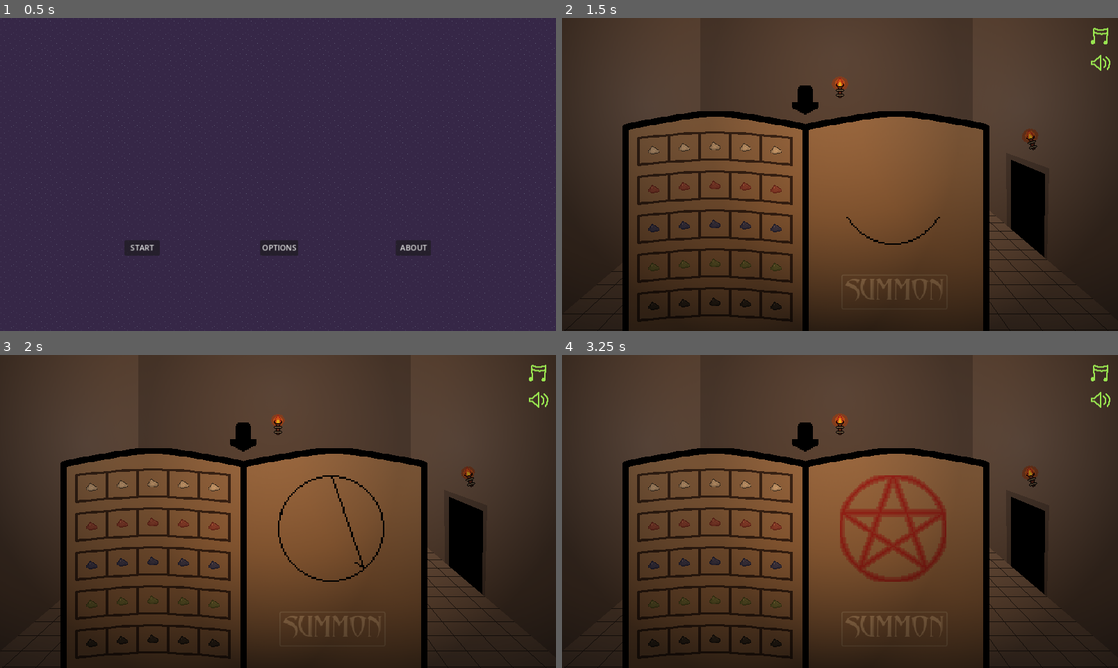
Above: before the commit, frames 1-4 (two rows, left to right).
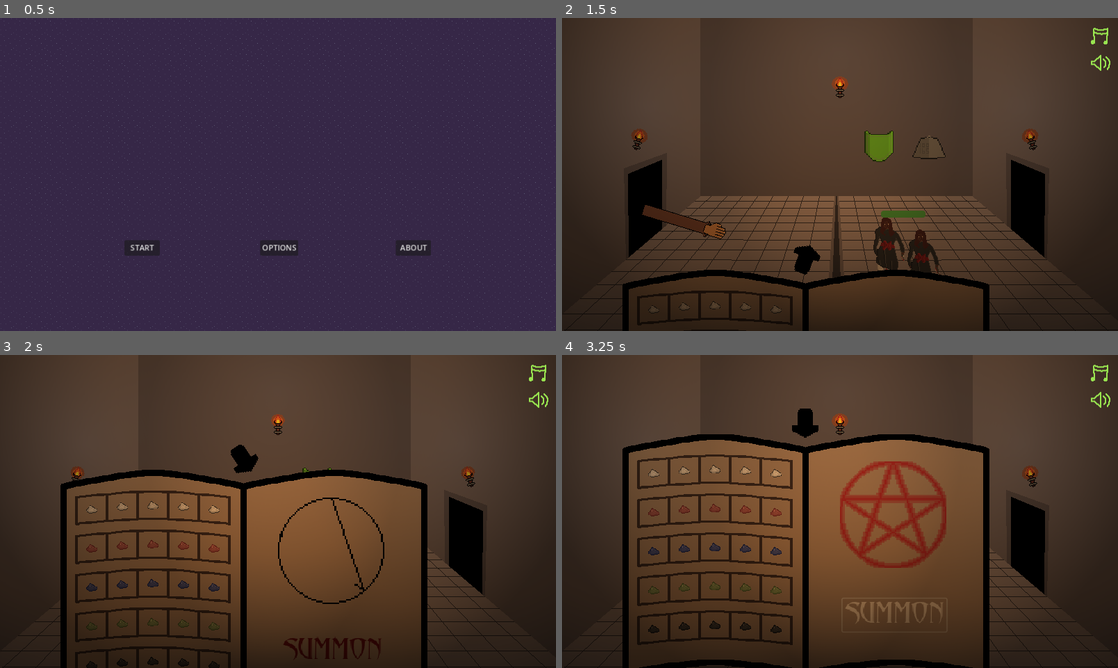
Above: after the commit, the same moments.

Repository: lewis785/ludum-dare-55
Game: Godot game, scene res://scenes/levels/main_menu.tscn
Same seed, same stepped clock (60 frames per second), same inputs: the game is played once before the commit and once after it.
Inputs (mouse positions are in pixels of both pictures, inside the frame that each line leads up to):
- Up to frame 1 (0.5 s): no input
- Up to frame 2 (1.5 s): click "START" at 0.5 s; click (912, 293) at 1.25 s, where only the run before the commit has a clickable "SUMMON"
- Up to frame 3 (2 s): no input
- Up to frame 4 (3.25 s): click "SUMMON" at 2 s; click "SUMMON" at 2.75 s

Frame 1 is identical in both runs. In frame 2, 26% of the frame differs, in the area x 10-77%, y 21-100%; in frame 3, 13%; in frame 4, 14%.

Commit message:
ADD Book lowered by default

Diff:
--- a/scenes/ui/storage.gd
+++ b/scenes/ui/storage.gd
@@ -3,7 +3,7 @@
 var ingredient = preload("res://scenes/items/ingredient.tscn")
 #@export var ingredient : PackedScene
 @export var summoning_circle : SummoningCircle
-@export var ingr_type : Ingredient.IngredientTypes
+@export var base_type : Ingredient.IngredientTypes
 
 # Coordinates to spawn
 var coords = [Vector2(-110.0,5.0), Vector2(-55.0,0.0), Vector2(0.0,-2.0), Vector2(55.0,0.0), Vector2(110.0,5.0)]
@@ -11,10 +11,14 @@
 func _ready():
 	spawn_ingredients()
 
-
 func spawn_ingredients():
 	for coord in coords:
-		var new_ingr : Ingredient = ingredient.instantiate() as Ingredient
-		add_child(new_ingr)
-		new_ingr.set_type(ingr_type)
-		new_ingr.position = coord
+		spawn_ingredient(base_type, null, coord)
+
+func spawn_ingredient(type, potency, coord):
+	var new_ingr : Ingredient = ingredient.instantiate() as Ingredient
+	add_child(new_ingr)
+	new_ingr.set_type(type)
+	new_ingr.position = coord
+	if potency:
+		new_ingr.potency = potency
--- a/scenes/ui/summon_book.gd
+++ b/scenes/ui/summon_book.gd
@@ -5,13 +5,13 @@
 @onready var base_x : float = summoning_circle.position.x
 @export var base_y : float = 160
 @export var speed : float = 1.0
-@export var height : int = 250
+@export var height : int = 280
 
 var tween : Tween
 var book_raised : bool = false
 
 func _ready():
-	book_raised = true
+	book_raised = false
 
 func raise_book():
 	tween = self.create_tween().set_trans(Tween.TRANS_SINE)
@@ -43,5 +43,6 @@
 		hide_book()
 
 func _on_area_2d_input_event(_viewport, event, _shape_idx):
-	if event is InputEventMouseButton and event.pressed:
-		toggle_position()
+	if tween == null or !tween.is_running():
+		if event is InputEventMouseButton and event.pressed:
+			toggle_position()
--- a/scenes/ui/summon_screen.tscn
+++ b/scenes/ui/summon_screen.tscn
@@ -15,7 +15,7 @@
 
 [node name="Node2D2" type="Node2D" parent="." node_paths=PackedStringArray("summoning_circle", "arrow_sprite")]
 z_index = 5
-position = Vector2(350, 300)
+position = Vector2(350, 560)
 scale = Vector2(0.8, 0.8)
 script = ExtResource("4_qmi7a")
 summoning_circle = NodePath("SummoningCircle")
@@ -38,7 +38,7 @@
 texture = ExtResource("5_22hau")
 script = ExtResource("6_jek36")
 summoning_circle = NodePath("../../SummoningCircle")
-ingr_type = 1
+base_type = 1
 
 [node name="BookLine3" type="Sprite2D" parent="Node2D2/OpenBook" node_paths=PackedStringArray("summoning_circle")]
 texture_filter = 1
@@ -46,7 +46,7 @@
 texture = ExtResource("5_22hau")
 script = ExtResource("6_jek36")
 summoning_circle = NodePath("../../SummoningCircle")
-ingr_type = 2
+base_type = 2
 
 [node name="BookLine4" type="Sprite2D" parent="Node2D2/OpenBook" node_paths=PackedStringArray("summoning_circle")]
 texture_filter = 1
@@ -54,7 +54,7 @@
 texture = ExtResource("5_22hau")
 script = ExtResource("6_jek36")
 summoning_circle = NodePath("../../SummoningCircle")
-ingr_type = 3
+base_type = 3
 
 [node name="BookLine5" type="Sprite2D" parent="Node2D2/OpenBook" node_paths=PackedStringArray("summoning_circle")]
 texture_filter = 1
@@ -62,7 +62,7 @@
 texture = ExtResource("5_22hau")
 script = ExtResource("6_jek36")
 summoning_circle = NodePath("../../SummoningCircle")
-ingr_type = 4
+base_type = 4
 
 [node name="Area2D" type="Area2D" parent="Node2D2/OpenBook"]
 position = Vector2(0, -197.5)
@@ -74,6 +74,7 @@
 
 [node name="Sprite2D" type="Sprite2D" parent="Node2D2/OpenBook/Area2D"]
 position = Vector2(0, -30)
+rotation = 3.14159
 scale = Vector2(2, 2)
 texture = ExtResource("5_kopa1")
 
